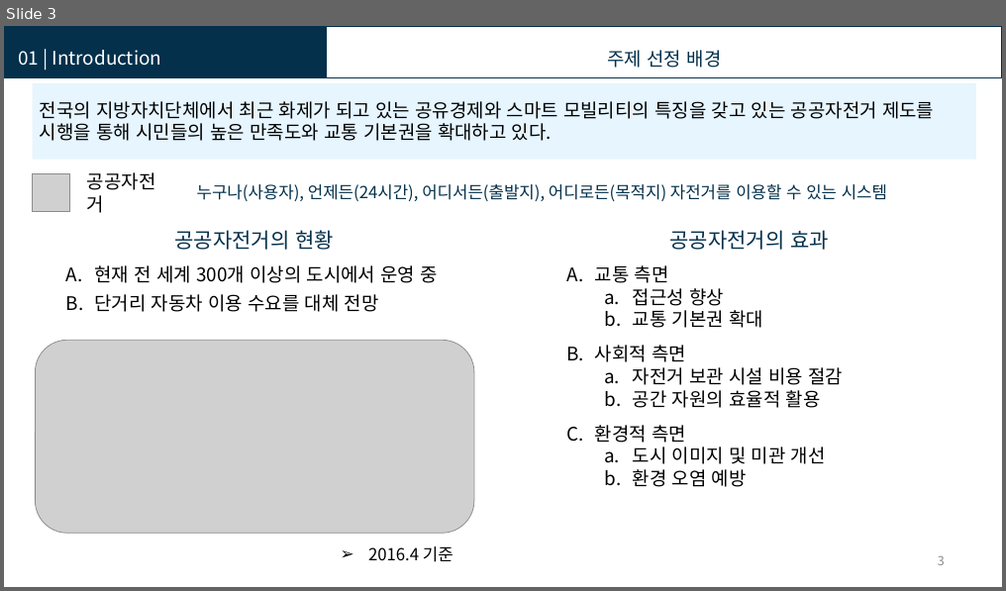
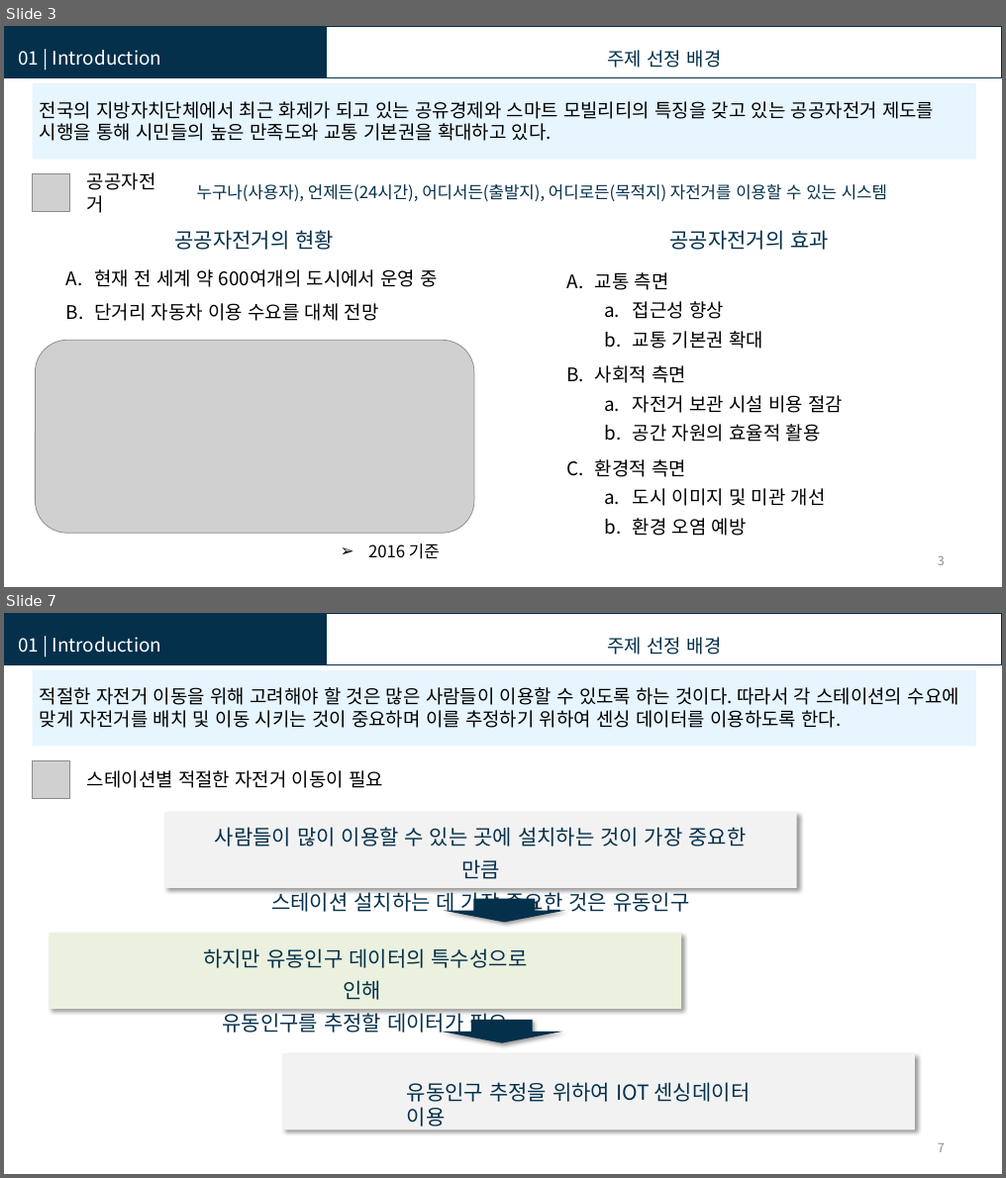
Before and after one commit to KISTI-hackathon-2017/Kangwon-Univ.-Team1, a slide deck: Presentation/U-Bike 타슈.pptx. Shown one above the other, each under a label of ours: slide 3 before the commit, slides 3 and 7 after it; the slides between them are not shown. The pictures are 1006x591 and 1006x1178 pixels, drawn with LibreOffice and Linux fonts; fonts in the diff are those of the drawing; grey boxes stand for pictures. Boxes give left, top, right and bottom in pixels: in the first picture for what was removed or moved away, otherwise in the second. Text is boxed around its words. In the diff, an @@ line names an element or a change of style, - is before the commit and + after.

```diff
--- a/Presentation/U-Bike 타슈.pptx
+++ b/Presentation/U-Bike 타슈.pptx
@@ slide 7 added at box(4, 613, 1002, 1174), background #FFFFFF @@
@@ rectangle added at box(4, 613, 326, 664), fill #04304B, outline #04304B 2 pt @@
@@ text added at box(18, 637, 162, 653), 18 pt, text #FFFFFF @@
+01 | Introduction
@@ rectangle added at box(326, 613, 1002, 664), outline #04304B 1 pt @@
@@ text added at box(607, 637, 722, 655), 18 pt, text #04304B @@
+  주제 선정 배경
@@ rectangle added at box(33, 669, 976, 747), fill #E6F5FE @@
@@ text added at box(40, 687, 959, 728), 18 pt, text #000000 @@
+적절한 자전거 이동을 위해 고려해야 할 것은 많은 사람들이 이용할 수 있도록 하는 것이다. 따라서 각 스테이션의 수요에 맞게 자전거를 배치 및 이동 시키는 것이 중요하며 이를 추정하기 위하여 센싱 데이터를 이용하도록 한다.
@@ picture added at box(33, 761, 70, 799) @@
@@ text added at box(87, 770, 383, 788), 18 pt, text #000000 @@
+스테이션별 적절한 자전거 이동이 필요
@@ rectangle added at box(164, 812, 797, 888), fill #F2F2F2 @@
@@ text added at box(215, 827, 746, 915), 20 pt, text #04304B @@
+사람들이 많이 이용할 수 있는 곳에 설치하는 것이 가장 중요한 만큼
+스테이션 설치하는 데 가장 중요한 것은 유동인구
@@ down arrow added at box(444, 899, 565, 922), fill #04304B @@
@@ rectangle added at box(49, 934, 681, 1010), fill #EBF1DE @@
@@ text added at box(203, 949, 528, 1036), 20 pt, text #04304B @@
+하지만 유동인구 데이터의 특수성으로 인해
+유동인구를 추정할 데이터가 필요
@@ down arrow added at box(441, 1020, 562, 1044), fill #04304B @@
@@ rectangle added at box(282, 1054, 915, 1131), fill #F2F2F2 @@
@@ text added at box(407, 1082, 750, 1127), 20 pt, text #04304B @@
+유동인구 추정을 위하여 IOT 센싱데이터 이용
@@ page number added at box(938, 1144, 944, 1153), 12 pt, text #8C8C8C @@
+7
@@ slide 3 changed as well @@
@@ text at box(94, 270, 438, 287): text changed @@
-A. 현재 전 세계 300개 이상의 도시에서 운영 중
+A. 현재 전 세계 약 600여개의 도시에서 운영 중
@@ text at box(94, 303, 379, 321): line spacing 1.3 to 1.5 @@
@@ text "사회적 측면": place and size @@
-text "사회적 측면" at box(595, 345, 843, 408)
+text "사회적 측면" at box(595, 366, 843, 442)
@@ line spacing 1 to 1.3 in 3 elements at box(595, 273, 763, 349), box(595, 366, 843, 442), box(595, 460, 826, 536) @@
@@ text "환경적 측면": place and size @@
-text "환경적 측면" at box(595, 425, 826, 487)
+text "환경적 측면" at box(595, 460, 826, 536)
@@ text at box(368, 544, 440, 560): text changed @@
-➢ 2016.4 기준
+➢ 2016 기준
```
Also in this commit, not shown: 6 other slides changed, 12 other slides added, 2 slides removed.
